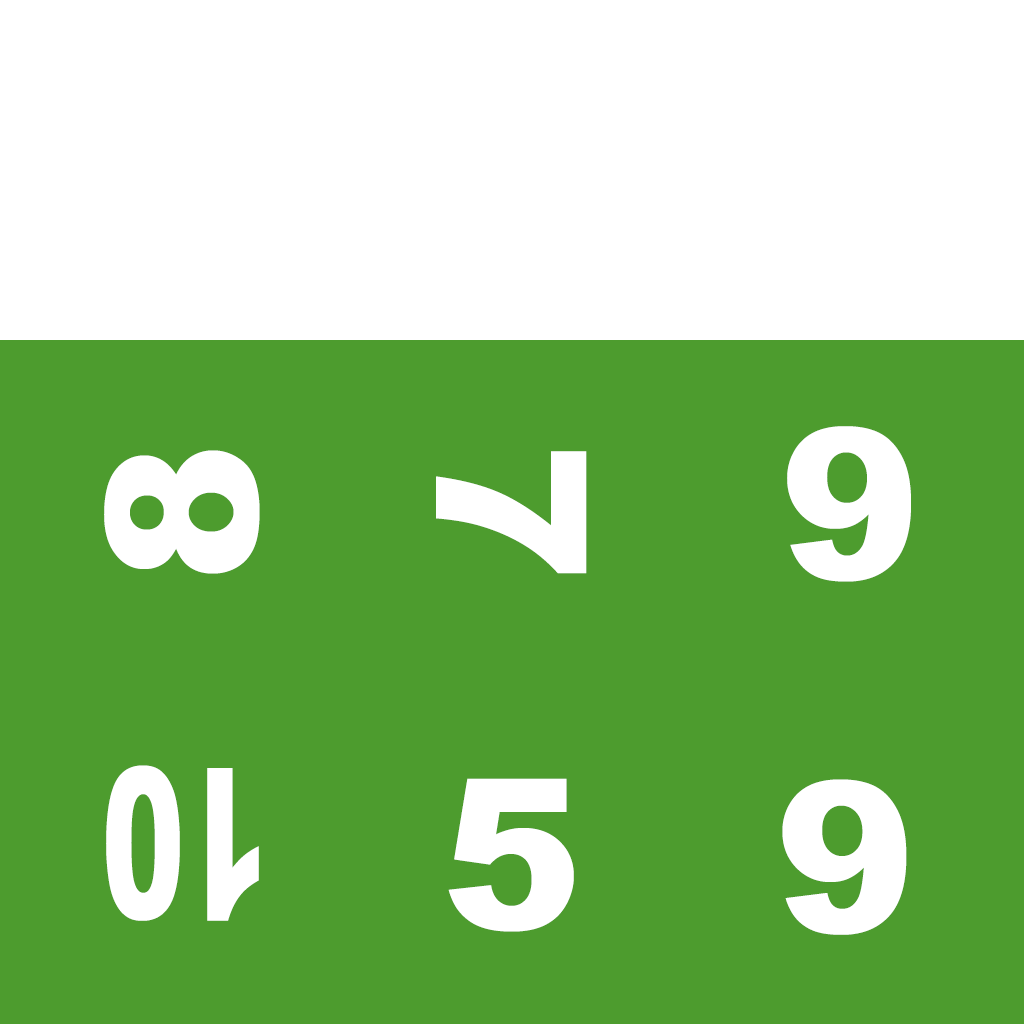
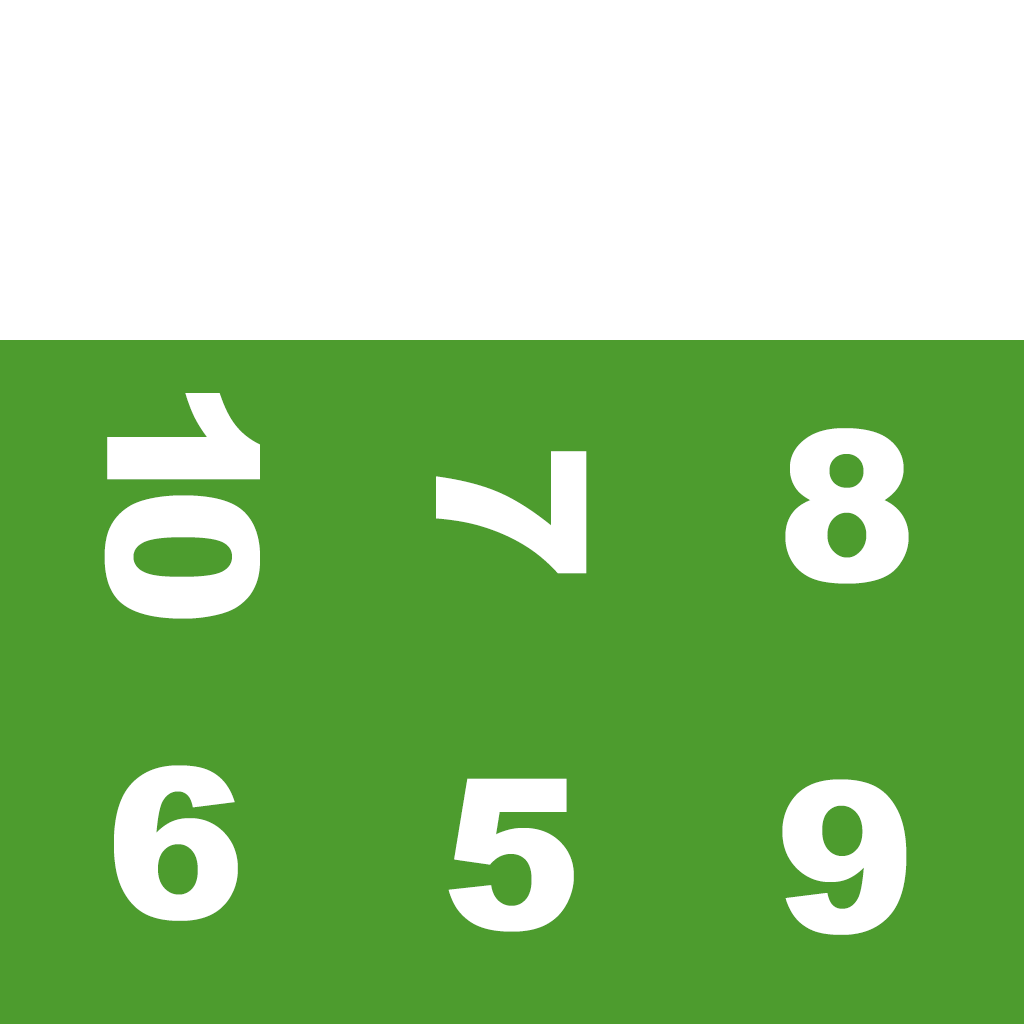
Revision of a layered (1024, 1024) image; what changed, layer by layer:
painted on "10" over [104, 393, 260, 921]
painted on "9" over [114, 426, 911, 921]
added layer "8 copy" above "8" over [785, 428, 909, 584]
hid "8" over [104, 450, 260, 574]
